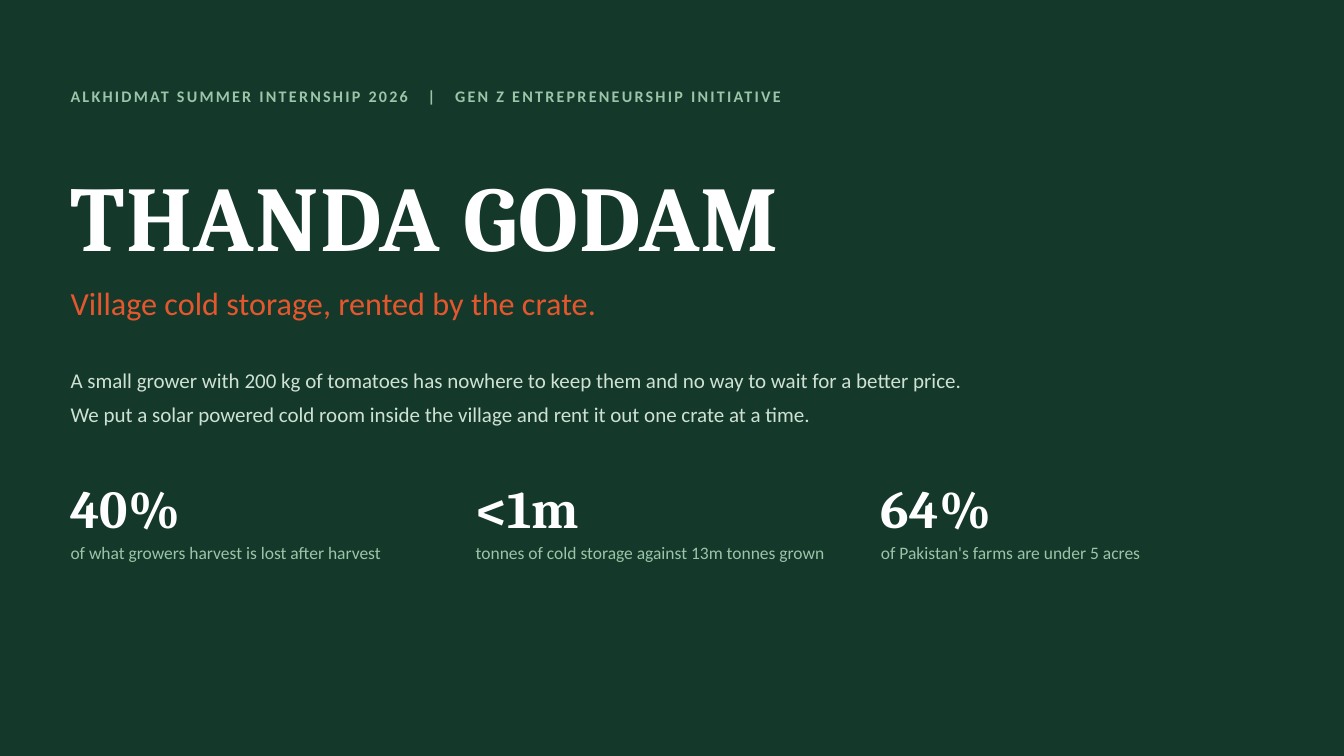
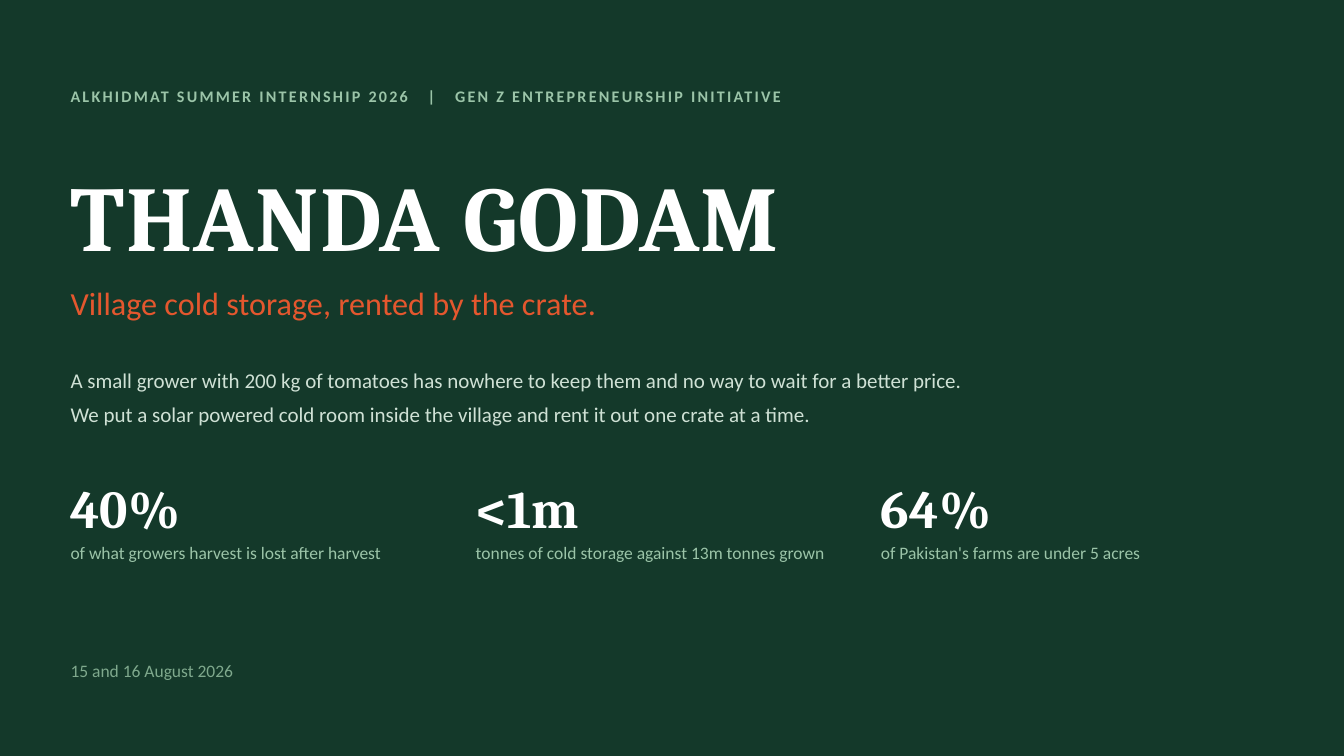
Before and after one commit to s9765fzsv8-cmyk/Claude, a slide deck: slide 1 of genz-entrepreneurship/Thanda-Godam-Pitch.pptx. Drawn at 1344x756 pixels with LibreOffice and Linux fonts; fonts in the diff are those of the drawing. Boxes give left, top, right and bottom in pixels: in the first picture for what was removed or moved away, otherwise in the second. Text is boxed around its words. In the diff, an @@ line names an element or a change of style, - is before the commit and + after.

```diff
--- a/genz-entrepreneurship/Thanda-Godam-Pitch.pptx
+++ b/genz-entrepreneurship/Thanda-Godam-Pitch.pptx
@@ text added at <box>71,665,233,680</box>, 12.5 pt, text #7FA98D @@
+15 and 16 August 2026
```
Also in this commit, not shown: 1 other slide changed, 3 other files.
